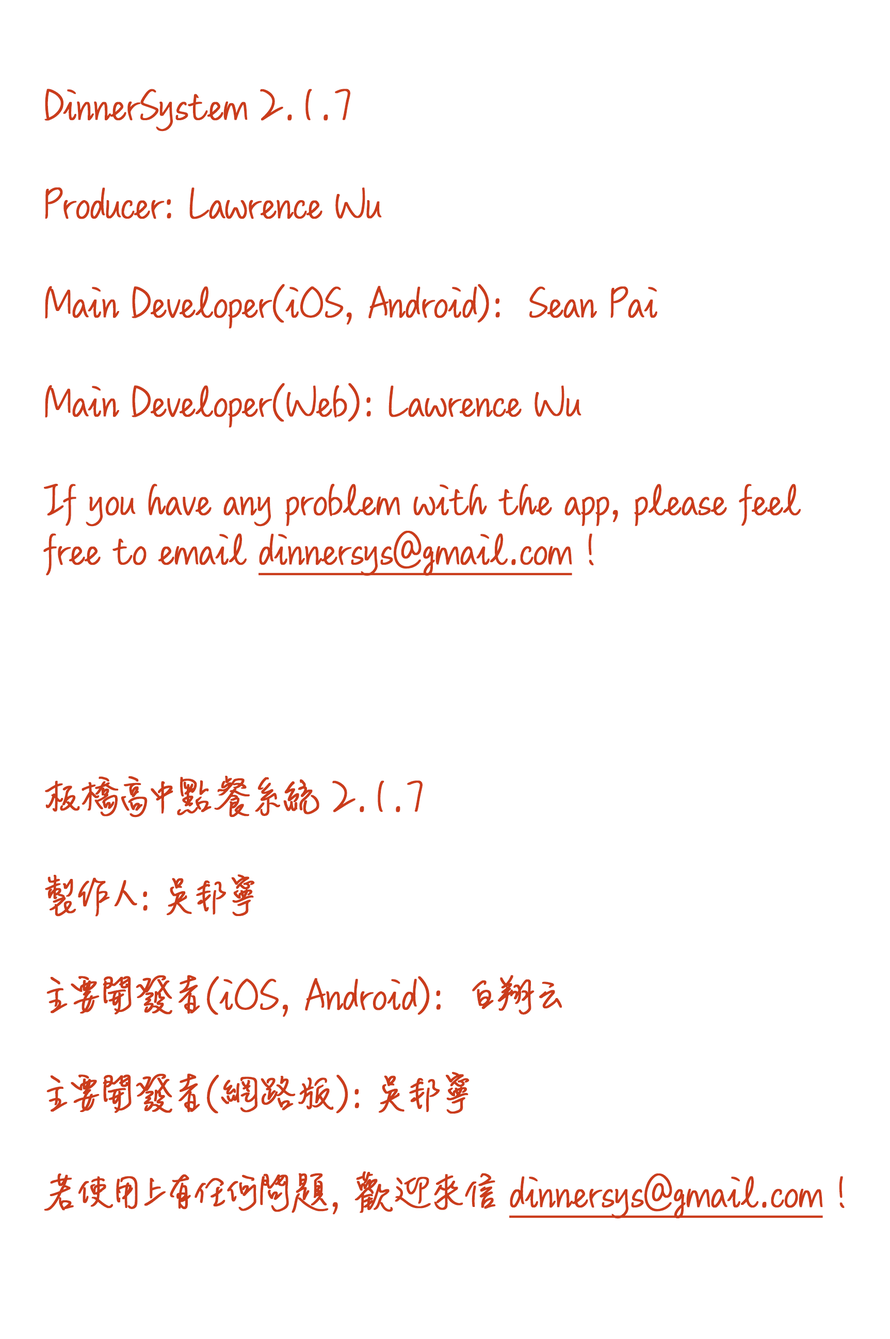
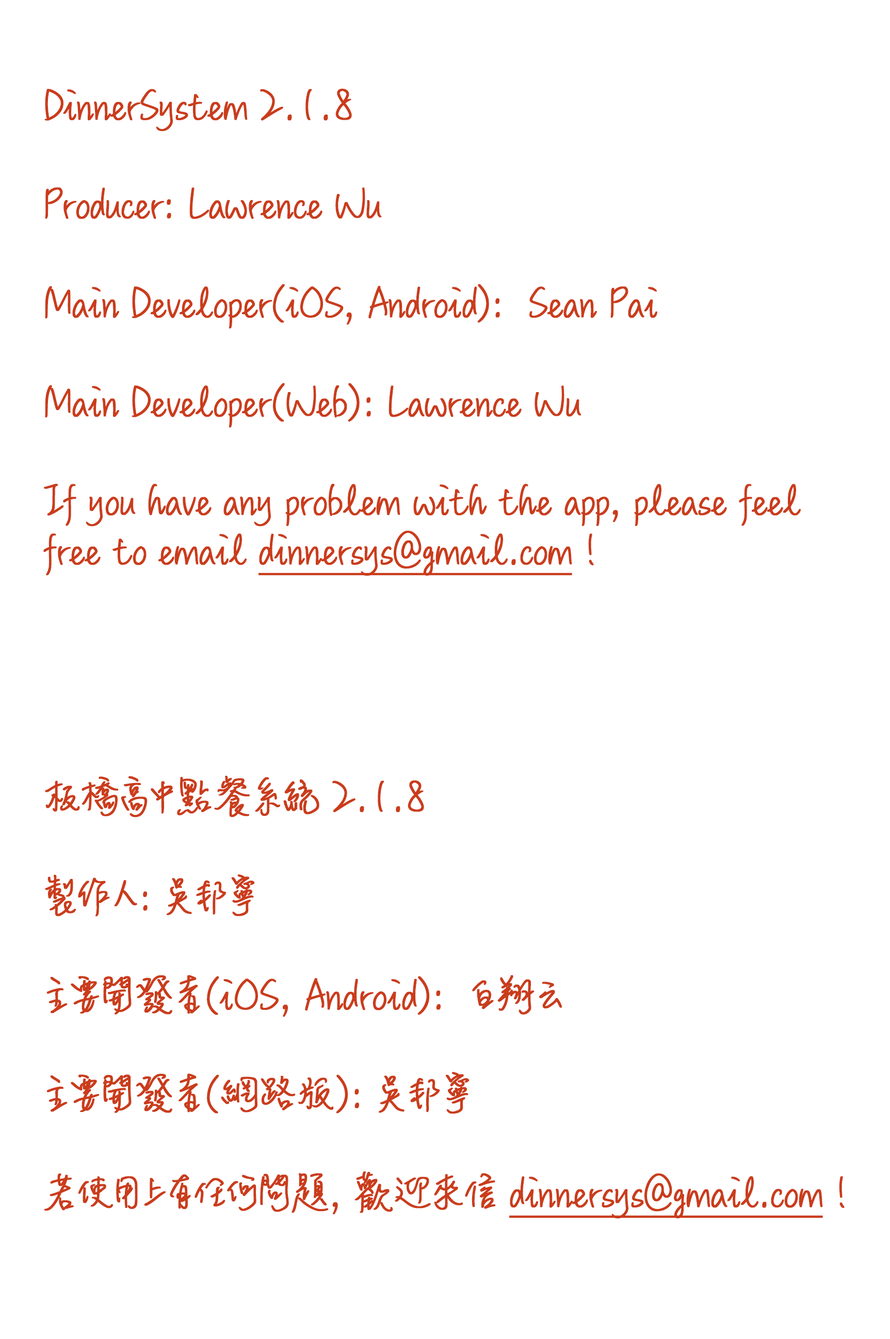
Layer changes from the first 890 × 1339 image to the second:
renamed "DinnerSystem 2.1.7 Producer: Lawrence Wu Main Developer(iOS," to "DinnerSystem 2.1.8 Producer: Lawrence Wu Main Developer(iOS,", painted on it over <box>334,88,424,812</box>
